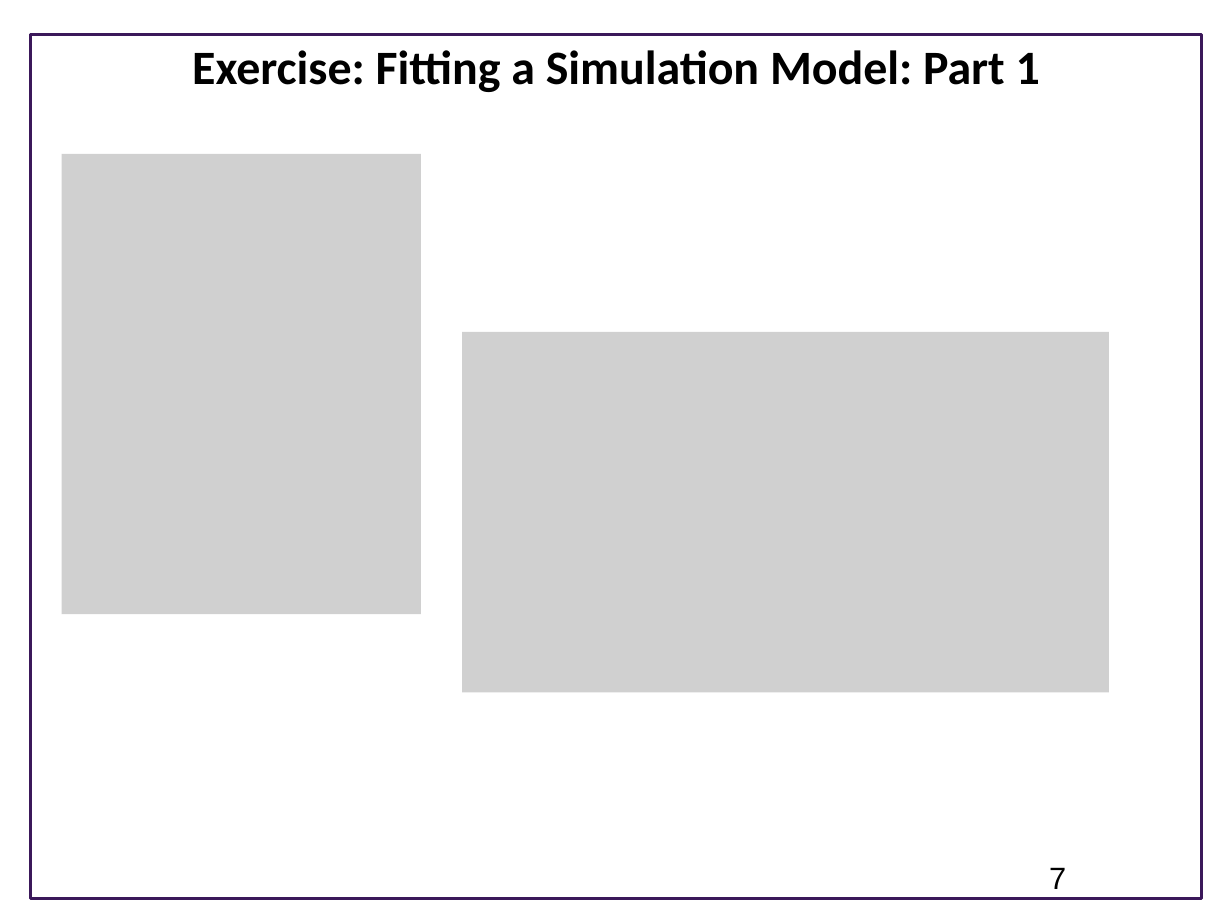
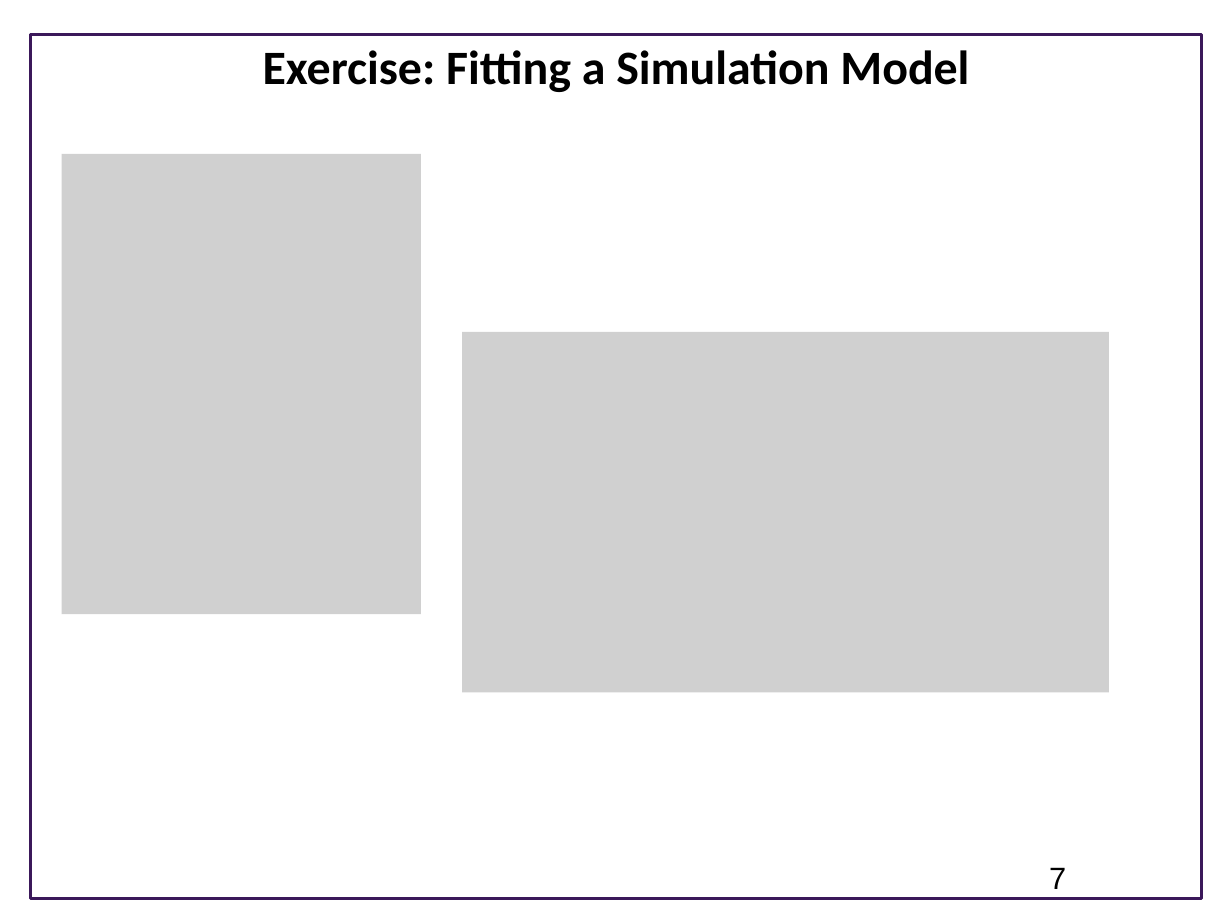
Before and after one commit to ModelEngineering/advancing-biomedical-models, a slide deck: slide 7 of Lectures/Week_5/CSE 599V Lecture 11 - Modeling Workflow .pptx. Drawn at 1232x924 pixels with LibreOffice and Linux fonts; fonts in the diff are those of the drawing; grey boxes stand for pictures; background and template pictures are left out. Boxes give left, top, right and bottom in pixels: in the first picture for what was removed or moved away, otherwise in the second. Text is boxed around its words. In the diff, an @@ line names an element or a change of style, - is before the commit and + after.

```diff
--- a/Lectures/Week_5/CSE 599V Lecture 11 - Modeling Workflow .pptx
+++ b/Lectures/Week_5/CSE 599V Lecture 11 - Modeling Workflow .pptx
@@ title at box(263, 50, 969, 92): text changed @@
-Exercise: Fitting a Simulation Model: Part 1
+Exercise: Fitting a Simulation Model
```
Also in this commit, not shown: 3 other slides changed, 1 other file.
